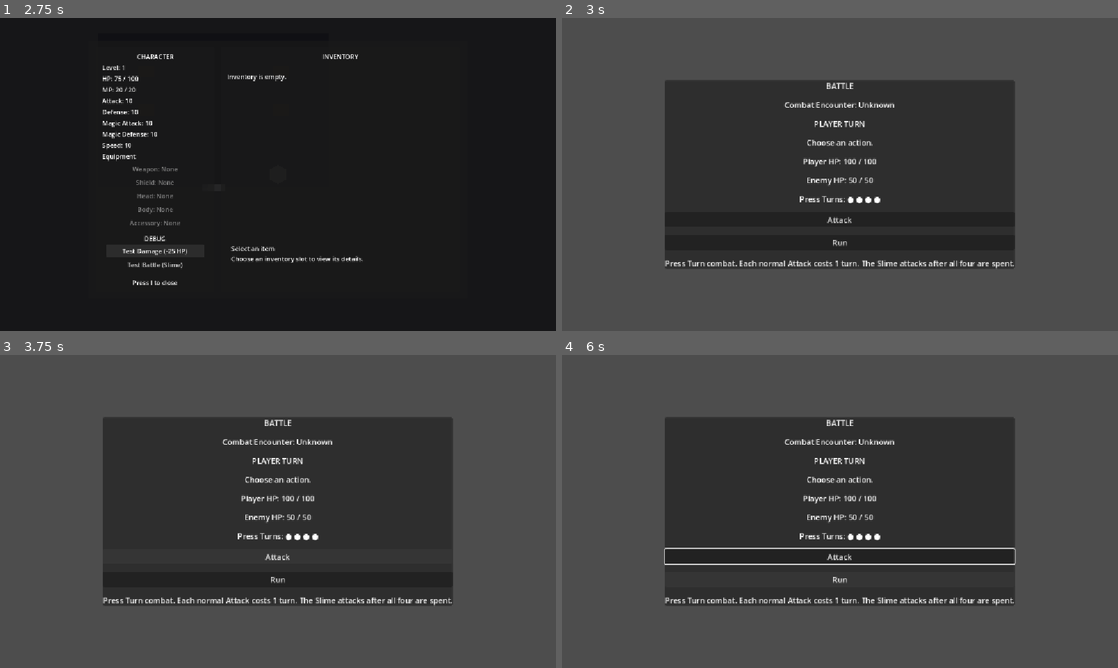
Above: before the commit, frames 1-4 (two rows, left to right).
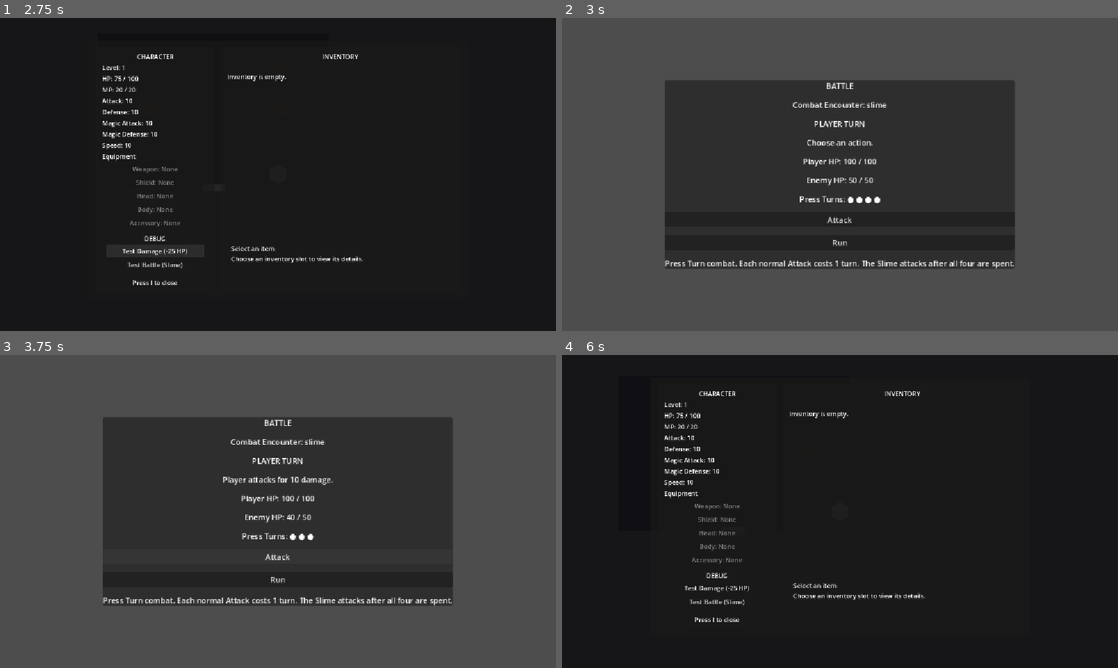
Above: after the commit, the same moments.

Repository: salexume94-pixel/Scripts
Game: Godot game, scene res://scenes/World.tscn
Same seed, same stepped clock (60 frames per second), same inputs: the game is played once before the commit and once after it.
Inputs:
- Up to frame 1 (2.75 s): tap Enter at 0.5 s; hold Right (ui_right) 0.53-1.28 s; tap E at 0.6 s; hold Down (ui_down) 1.28-2 s; tap I at 1.35 s; click "Test Damage (-25 HP)" at 2 s
- Up to frame 2 (3 s): click "Test Battle (Slime)" at 2.75 s
- Up to frame 3 (3.75 s): click "Attack" at 3.5 s
- Up to frame 4 (6 s): click "Run" at 4.25 s; tap Space at 5 s; hold Right (ui_right) 5.03-5.78 s; tap E at 5.1 s; tap Enter at 5.75 s; hold Up (ui_up) from 5.78 s (still down); tap I at 5.85 s

Frame 1 is identical in both runs. In frame 2, 0.2% of the frame differs, in the area x 40-60%, y 26-29%; in frame 3, 0.7%; in frame 4, 69%, in the area x 0-100%, y 0-100%.
Error before the commit: Parse Error: Identifier "action_name" not declared in the current scope. (res://combat/battle.gd:47)

Commit message:
Fix enemy action label scope in Battle

Diff:
--- a/combat/battle.gd
+++ b/combat/battle.gd
@@ -43,10 +43,10 @@
 	var action_label := get_node_or_null("CenterContainer/Panel/VBoxContainer/ActionLabel")
 	if action_label != null:
 		var action_name := CombatManager.get_last_enemy_action_name()
-	if CombatManager.is_defeat():
-		action_label.text = "%s attacks for %d damage. Player defeated." % [action_name, damage]
-	else:
-		action_label.text = "%s attacks for %d damage. Player turn." % [action_name, damage]
+		if CombatManager.is_defeat():
+			action_label.text = "%s attacks for %d damage. Player defeated." % [action_name, damage]
+		else:
+			action_label.text = "%s attacks for %d damage. Player turn." % [action_name, damage]
 	_update_player_hp_display()
 	_update_press_turn_display()
 	_update_combat_controls()
